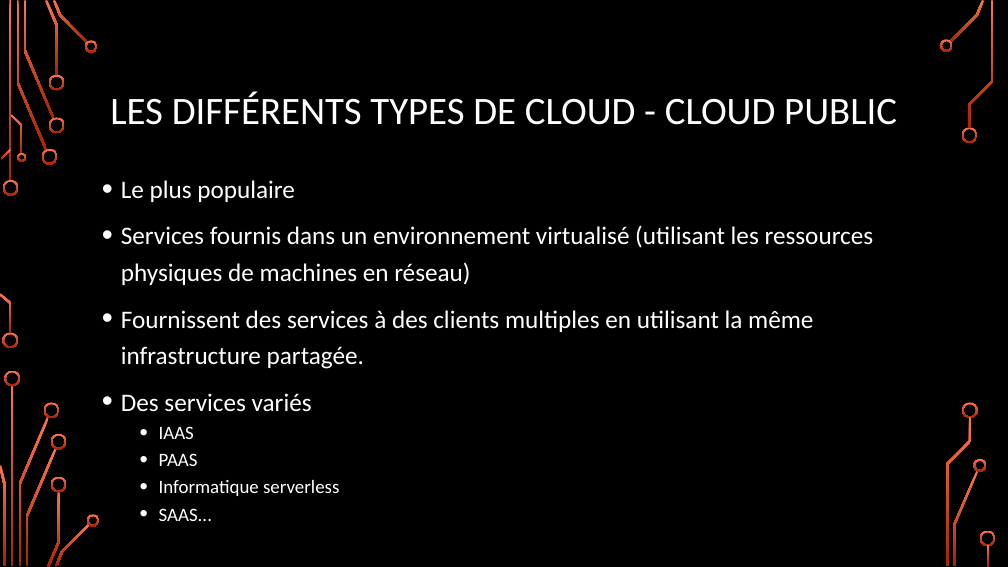
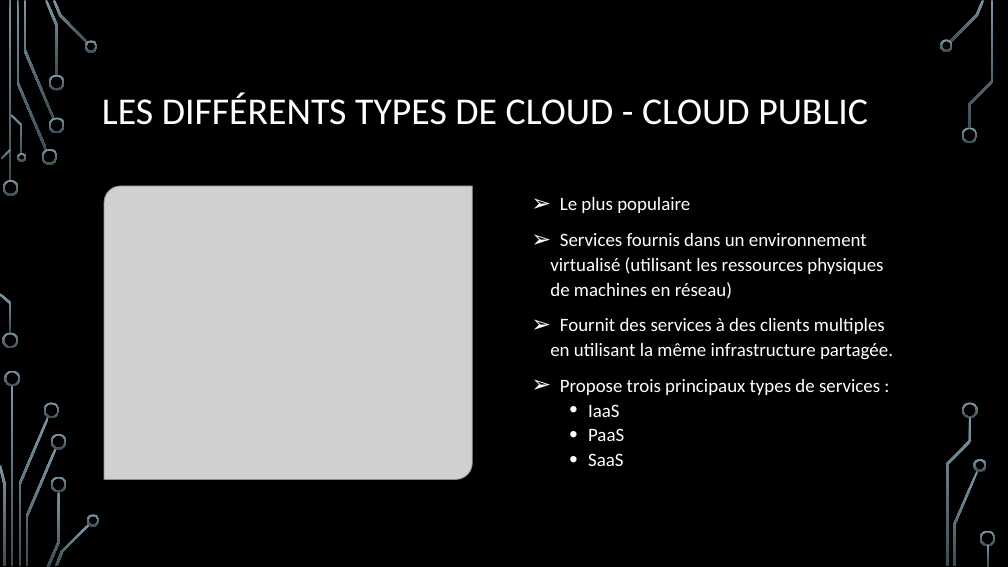
Before and after one commit to CorleoneDany/Cloud-Computing, a slide deck: slide 5 of Cloud Computing - F.pptx. Drawn at 1008x567 pixels with LibreOffice and Linux fonts; fonts in the diff are those of the drawing; grey boxes stand for pictures; background and template pictures are left out. Boxes give left, top, right and bottom in pixels: in the first picture for what was removed or moved away, otherwise in the second. Text is boxed around its words. In the diff, an @@ line names an element or a change of style, - is before the commit and + after.

Commit message:
Grosse modification
•  Modification du thème
•  Ajout d'image
• Réduction du contenu des diapo

```diff
--- a/Cloud Computing - F.pptx
+++ b/Cloud Computing - F.pptx
@@ fill gradient #FF744E to #A62400 to gradient #7C96A3 to #3B4C54 in 36 elements at box(3, 180, 19, 196), box(2, 333, 18, 349), box(17, 1, 47, 150), box(42, 149, 57, 165), box(23, 1, 54, 119), box(45, 0, 58, 76), box(48, 117, 64, 133), box(48, 75, 64, 91), box(53, 0, 88, 44), box(85, 40, 98, 52), box(1, 149, 11, 160), box(0, 293, 11, 333), box(11, 114, 23, 154), box(17, 153, 26, 162), box(11, 386, 14, 566), box(18, 417, 48, 566), box(5, 371, 20, 386), box(0, 465, 5, 566), box(44, 402, 60, 418), box(26, 448, 57, 566), box(47, 492, 60, 567), box(51, 434, 67, 450), box(51, 476, 67, 492), box(55, 523, 90, 566), box(87, 514, 100, 526), box(950, 0, 985, 42), box(940, 39, 953, 52), box(962, 127, 978, 143), box(954, 471, 979, 566), box(974, 459, 987, 472), box(969, 1, 994, 129), box(963, 402, 979, 418), box(946, 417, 972, 566), box(980, 531, 996, 547), box(988, 545, 990, 566), box(9, 1, 11, 181) @@
@@ title "LES DIFFÉRENTS TYPES DE CLOUD ..." at box(102, 92, 868, 125): size 37 to 36 pt; alignment centre to left @@
@@ picture added at box(104, 186, 473, 479) @@
@@ text "Le plus populaire": place and size @@
-text "Le plus populaire" at box(121, 180, 874, 521)
+text "Le plus populaire" at box(550, 197, 893, 466)
@@ text at box(550, 197, 883, 299): size 24 to 18 pt in "Le plus populaire", "Services fournis dans un environnement virtualisé (utilisant ..."; bullet • to ➢; line spacing 1.2 to 1.1 @@
@@ text at box(550, 318, 893, 466): text changed; size 24 to 18 pt @@
-• Fournissent des services à des clients multiples en utilisant la même infrastructure partagée.
-• Des services variés
-  • IAAS
-  • PAAS
-  • Informatique serverless
-  • SAAS...
+➢ Fournit des services à des clients multiples en utilisant la même infrastructure partagée.
+➢ Propose trois principaux types de services :
+  • IaaS
+  • PaaS
+  • SaaS
```
Also in this commit, not shown: 25 other slides changed, 1 slide added.
